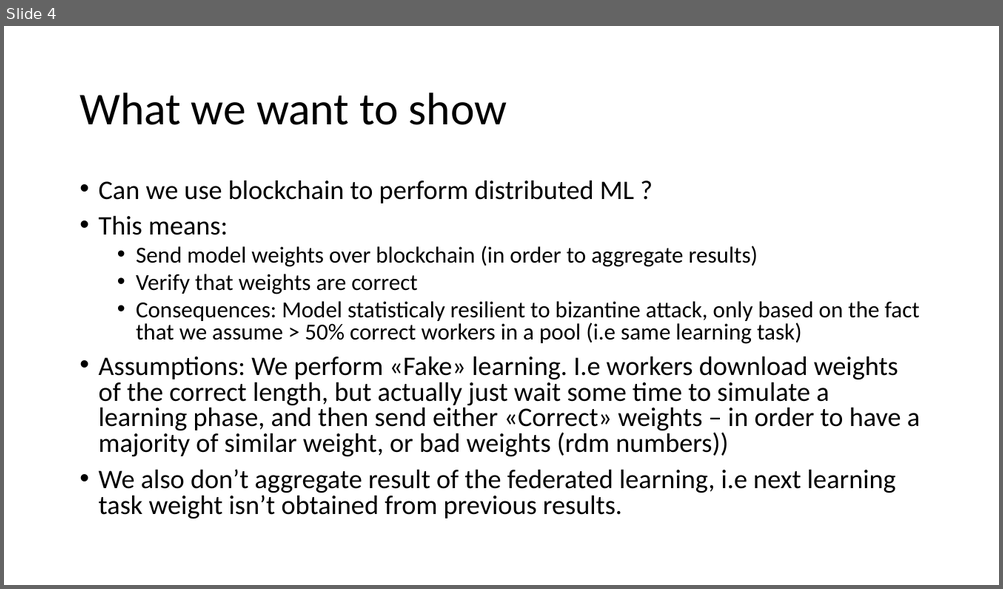
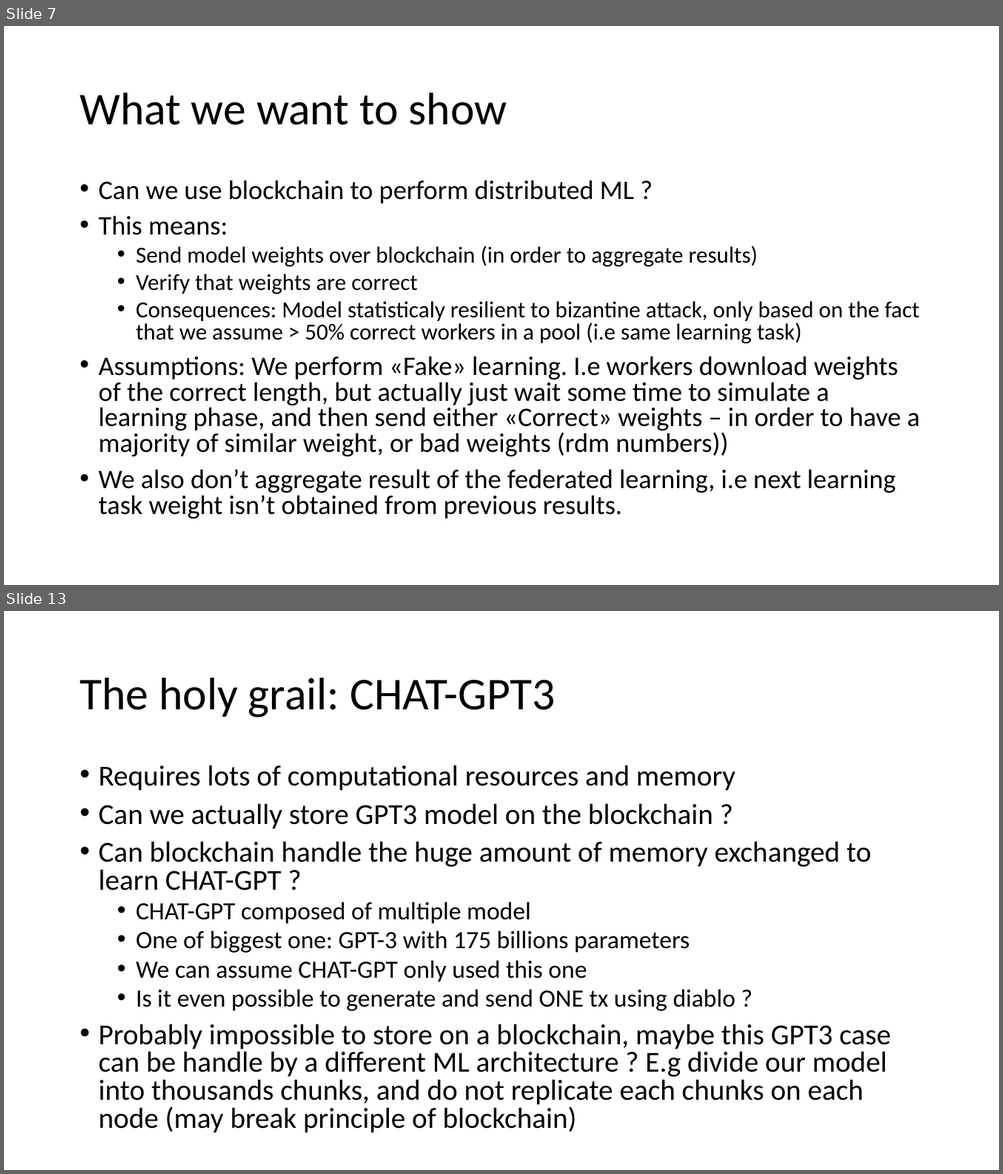
Before and after one commit to douglasbouchet/ML_on_blockchain, a slide deck: Presentation.pptx. Shown one above the other, each under a label of ours: slide 4 before the commit, slides 7 and 13 after it; the slides between them are not shown. The pictures are 1003x589 and 1003x1174 pixels, drawn with LibreOffice and Linux fonts; fonts in the diff are those of the drawing. Boxes give left, top, right and bottom in pixels: in the first picture for what was removed or moved away, otherwise in the second. Text is boxed around its words. In the diff, an @@ line names an element or a change of style, - is before the commit and + after.

```diff
--- a/Presentation.pptx
+++ b/Presentation.pptx
@@ slide 13 added at box(4, 611, 999, 1170), background #FFFFFF @@
@@ title added at box(79, 678, 555, 718), 44 pt, text #000000 @@
+The holy grail: CHAT-GPT3
@@ text added at box(99, 765, 891, 1133), 28 pt, text #000000 @@
+• Requires lots of computational resources and memory
+• Can we actually store GPT3 model on the blockchain ?
+• Can blockchain handle the huge amount of memory exchanged to learn CHAT-GPT ?
+  • CHAT-GPT composed of multiple model
+  • One of biggest one: GPT-3 with 175 billions parameters
+  • We can assume CHAT-GPT only used this one
+  • Is it even possible to generate and send ONE tx using diablo ?
+• Probably impossible to store on a blockchain, maybe this GPT3 case can be handle by a different ML architecture ? E.g divide our model into thousands chunks, and do not replicate each chunks on each node (may break principle of blockchain)
@@ what was slide 4 is now slide 7 @@
```
Also in this commit, not shown: 6 slides changed, 7 other slides added, 3 slides removed.
